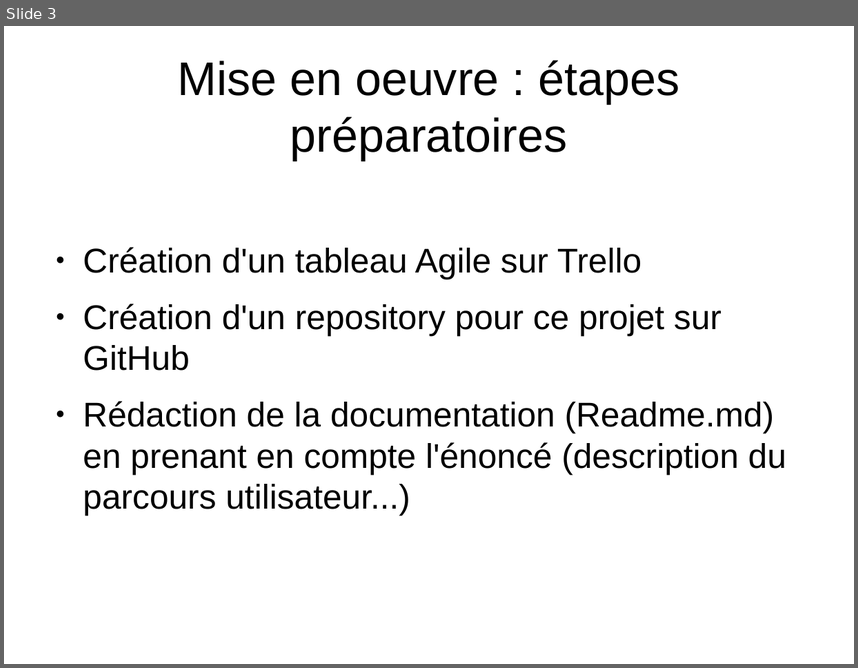
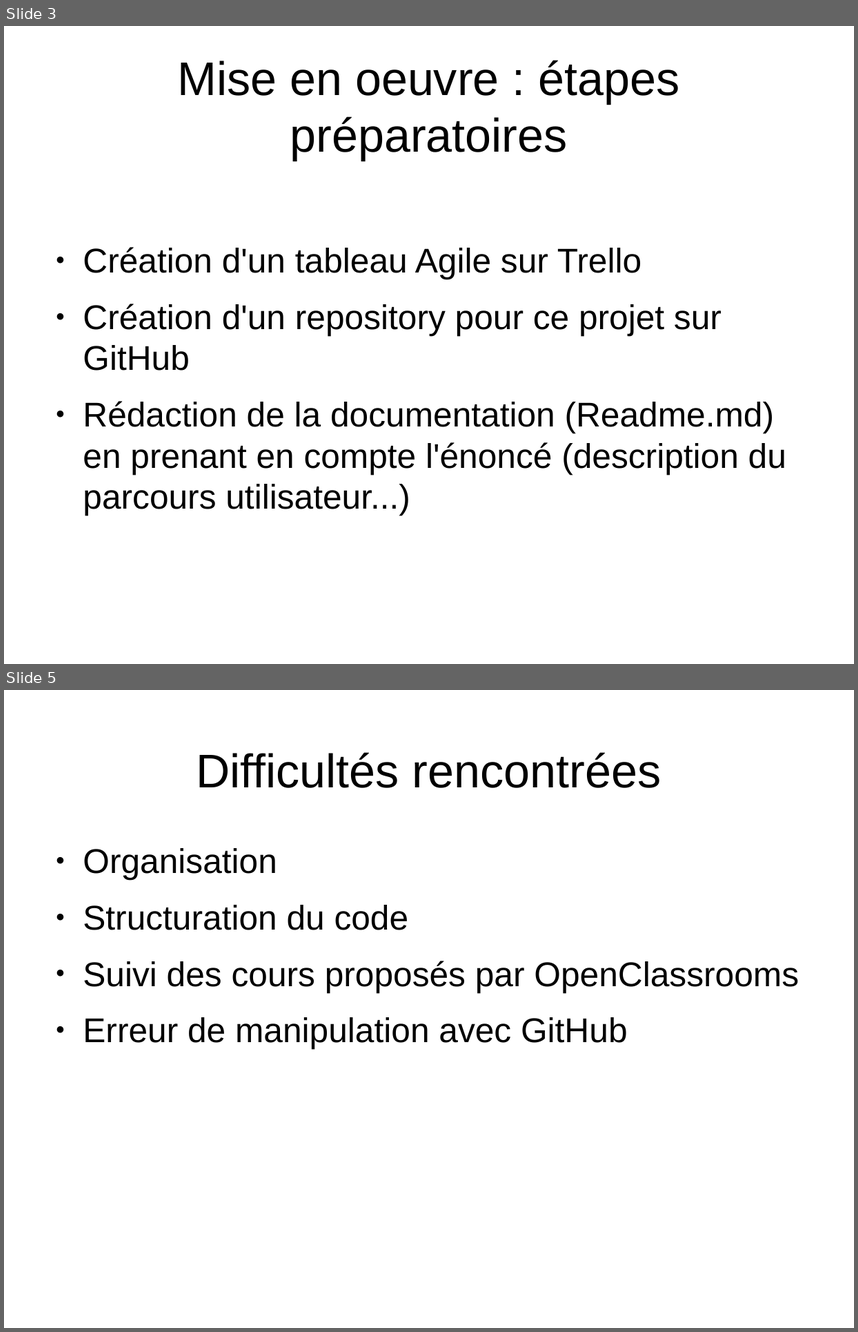
Before and after one commit to elwaze/PurBeurre, a slide deck: Pur Beurre.odp. Shown one above the other, each under a label of ours: slide 3 before the commit, slides 3 and 5 after it; the slides between them are not shown. The pictures are 858x668 and 858x1332 pixels, drawn with LibreOffice and Linux fonts; fonts in the diff are those of the drawing. Boxes give left, top, right and bottom in pixels: in the first picture for what was removed or moved away, otherwise in the second. Text is boxed around its words. In the diff, an @@ line names an element or a change of style, - is before the commit and + after.

```diff
--- a/Pur Beurre.odp
+++ b/Pur Beurre.odp
@@ slide 5 added at (x1=4, y1=690, x2=854, y2=1328), background #FFFFFF @@
@@ title added at (x1=196, y1=752, x2=661, y2=788), 44 pt, text #000000 @@
+Difficultés rencontrées
@@ text added at (x1=83, y1=848, x2=799, y2=1049), 32 pt, text #000000 @@
+● Organisation
+● Structuration du code
+● Suivi des cours proposés par OpenClassrooms
+● Erreur de manipulation avec GitHub
```
Also in this commit, not shown: 1 slide changed, 1 other slide added, 1 slide removed, 4 other files.
